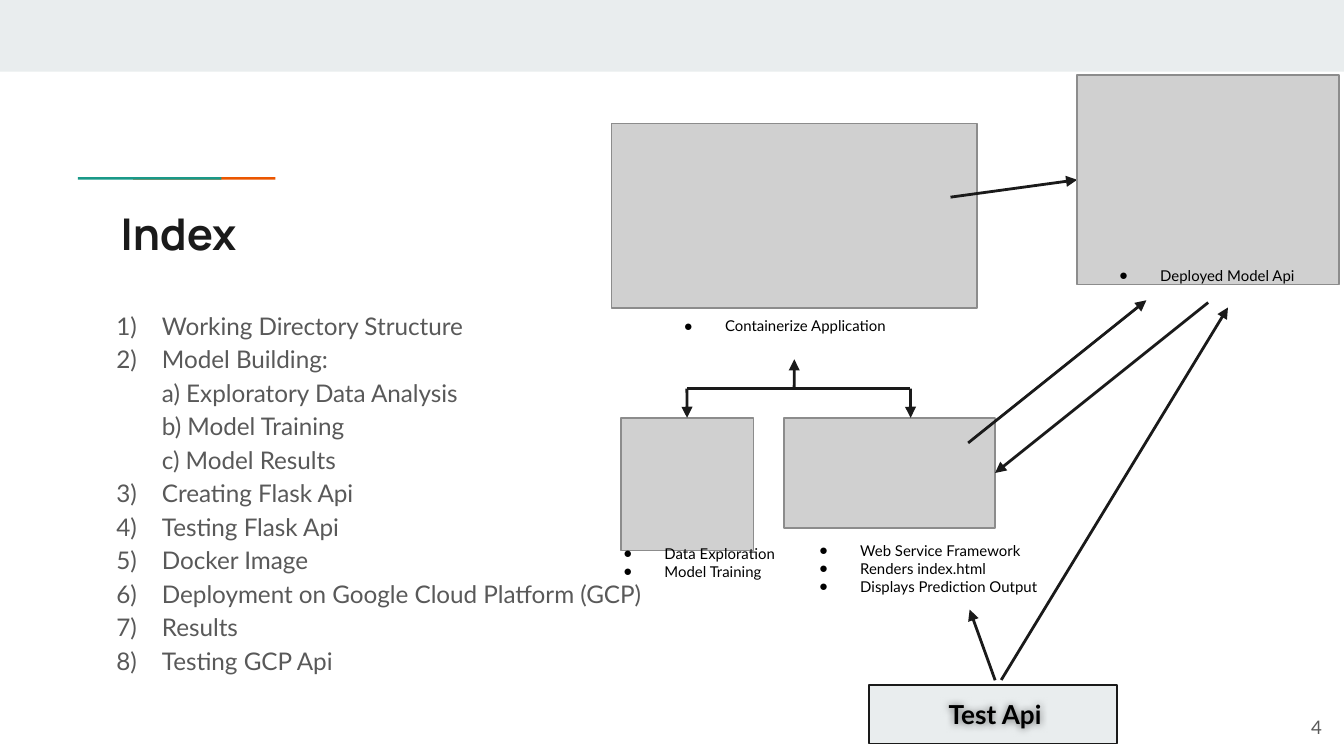
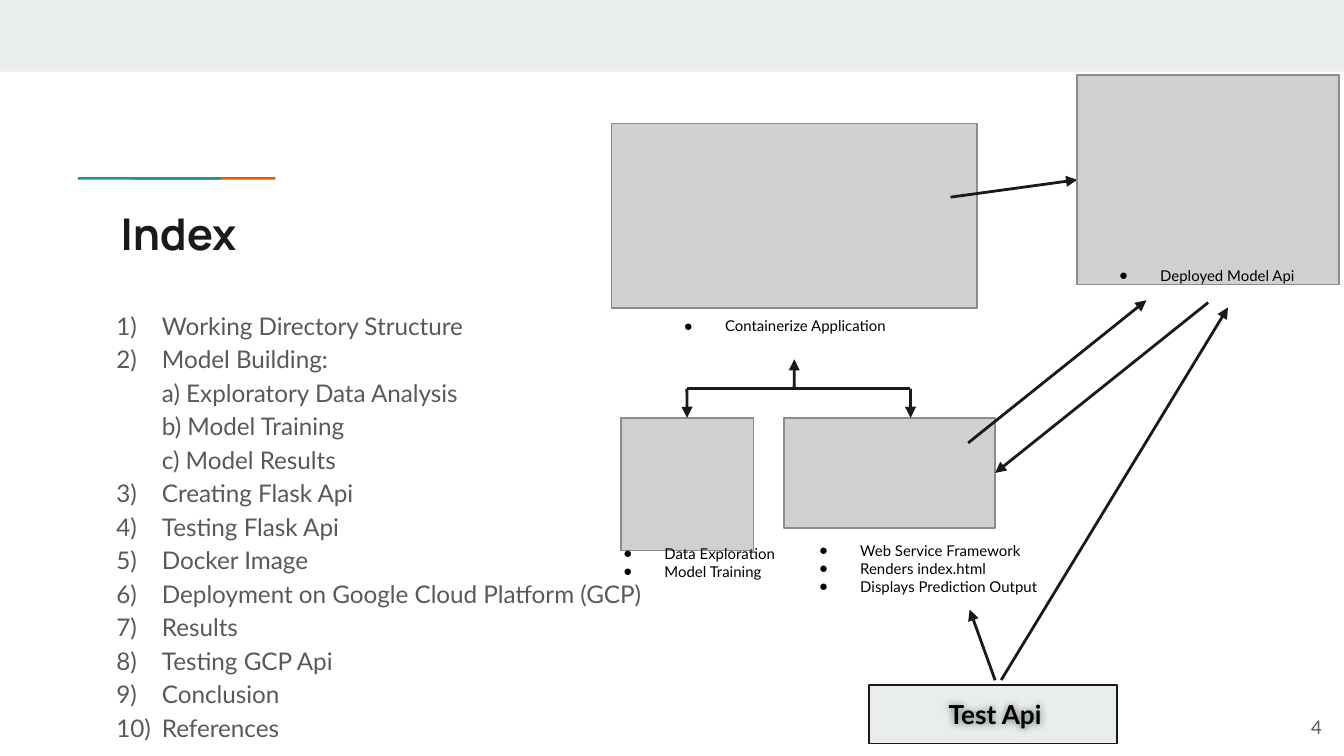
Before and after one commit to NikhilNandoskar/Iris-on-GCP, a slide deck: slide 4 of Iris on GCP/IRIS WEBAPP.pptx. Drawn at 1344x756 pixels with LibreOffice and Linux fonts; fonts in the diff are those of the drawing; grey boxes stand for pictures. Boxes give left, top, right and bottom in pixels: in the first picture for what was removed or moved away, otherwise in the second. Text is boxed around its words. In the diff, an @@ line names an element or a change of style, - is before the commit and + after.

```diff
--- a/Iris on GCP/IRIS WEBAPP.pptx
+++ b/Iris on GCP/IRIS WEBAPP.pptx
@@ text at box(162, 685, 280, 737): paragraphs added @@
+9) Conclusion
+10) References
```
Also in this commit, not shown: 2 other slides changed, 1 slide added.
